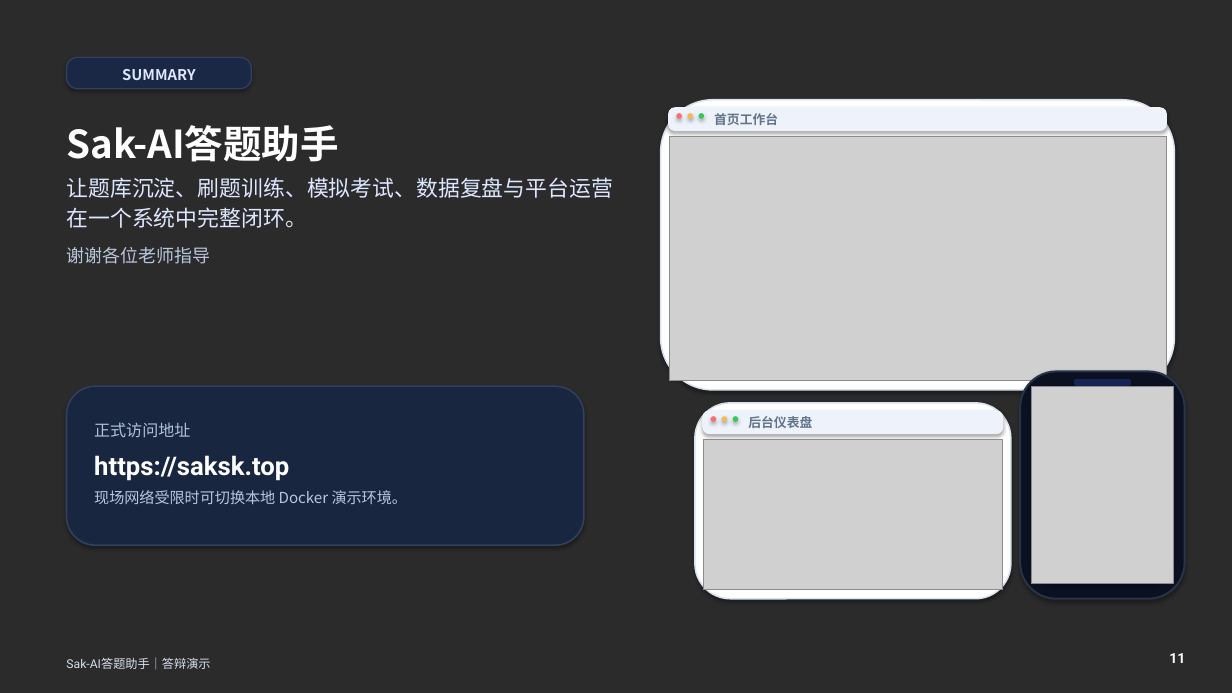
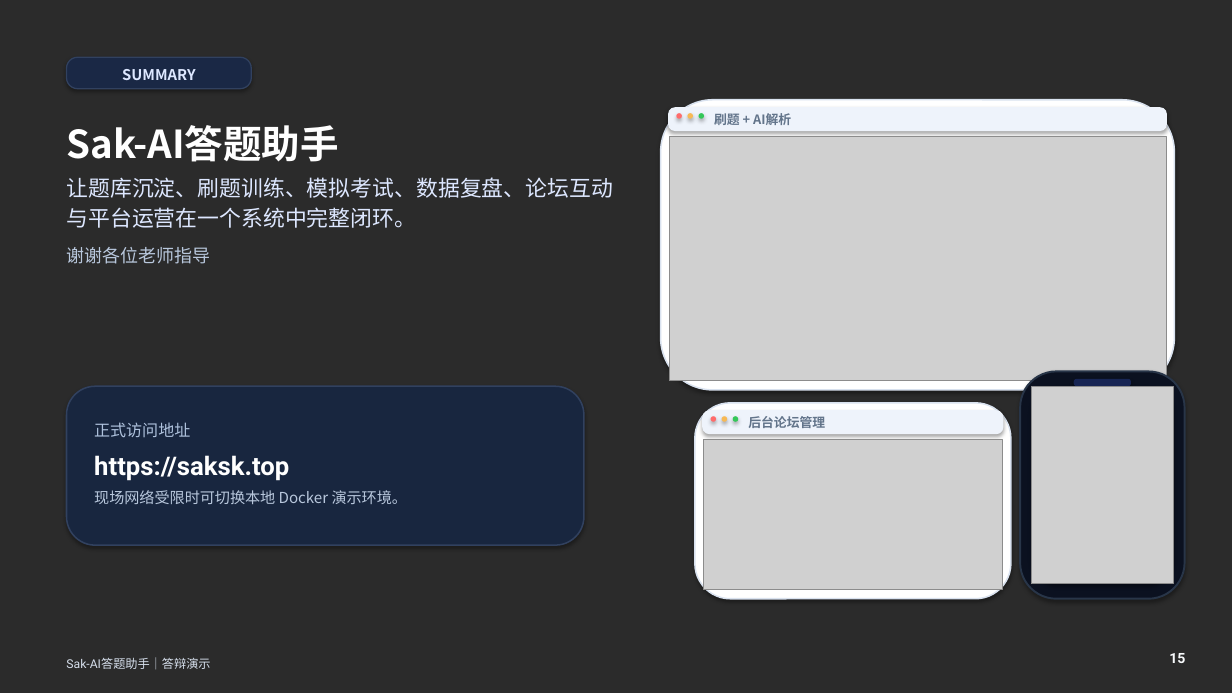
Before and after one commit to Saksk-IT/Ti, a slide deck: slide 15 of output/doc/1软件应用与开发_1Web应用与开发_Sak-AI答题助手/01作品与答辩材料/Sak-AI答题助手-答辩演示PPT.pptx (slide 11 before the commit). Drawn at 1232x693 pixels with LibreOffice and Linux fonts; fonts in the diff are those of the drawing; grey boxes stand for pictures; background and template pictures are left out; a plain dark background stands for a picture behind light text. Boxes give left, top, right and bottom in pixels: in the first picture for what was removed or moved away, otherwise in the second. Text is boxed around its words. In the diff, an @@ line names an element or a change of style, - is before the commit and + after.

```diff
--- a/output/doc/1软件应用与开发_1Web应用与开发_Sak-AI答题助手/01作品与答辩材料/Sak-AI答题助手-答辩演示PPT.pptx
+++ b/output/doc/1软件应用与开发_1Web应用与开发_Sak-AI答题助手/01作品与答辩材料/Sak-AI答题助手-答辩演示PPT.pptx
@@ text at (x1=714, y1=113, x2=791, y2=125): text changed @@
-首页工作台
+刷题 + AI解析
@@ text at (x1=66, y1=177, x2=613, y2=228): text changed @@
-让题库沉淀、刷题训练、模拟考试、数据复盘与平台运营在一个系统中完整闭环。
+让题库沉淀、刷题训练、模拟考试、数据复盘、论坛互动与平台运营在一个系统中完整闭环。
@@ text at (x1=748, y1=416, x2=825, y2=428): text changed @@
-后台仪表盘
+后台论坛管理
@@ text at (x1=1169, y1=653, x2=1185, y2=663): text changed @@
-11
+15
```
Also in this commit, not shown: 3 other slides changed, 5 slides added, 1 slide removed, 11 other files.
